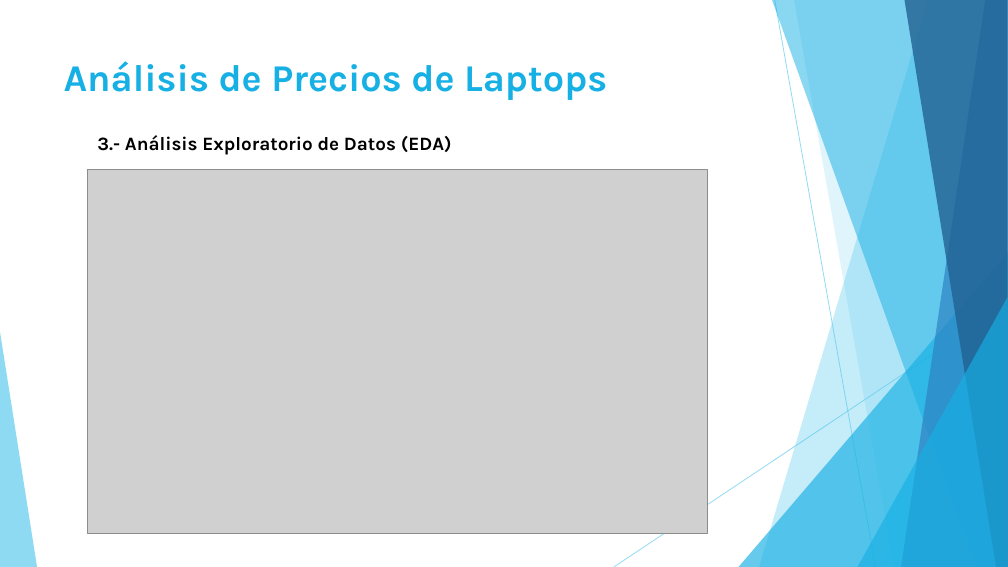
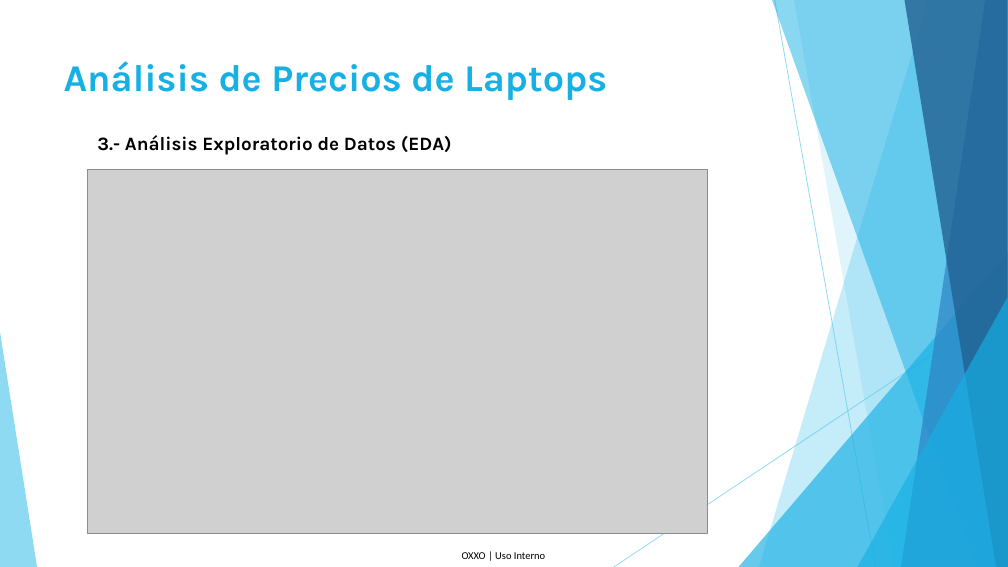
Before and after one commit to pinefox8383/Proyecto_Final_Diplomado, a slide deck: slide 6 of Presentación.pptx. Drawn at 1008x567 pixels with LibreOffice and Linux fonts; fonts in the diff are those of the drawing; grey boxes stand for pictures. Boxes give left, top, right and bottom in pixels: in the first picture for what was removed or moved away, otherwise in the second. Text is boxed around its words. In the diff, an @@ line names an element or a change of style, - is before the commit and + after.

```diff
--- a/Presentación.pptx
+++ b/Presentación.pptx
@@ text added at (462, 552, 545, 559), 10 pt, text #000000 @@
+OXXO | Uso Interno
```
Also in this commit, not shown: 8 other slides changed, 1 slide added.
